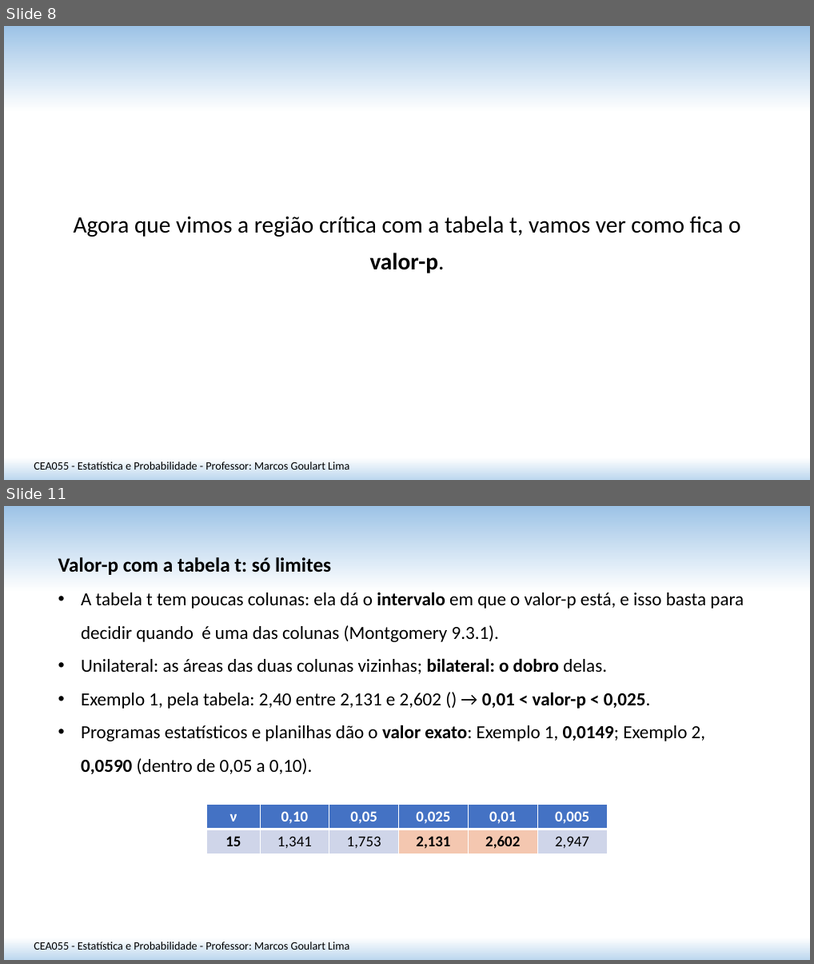
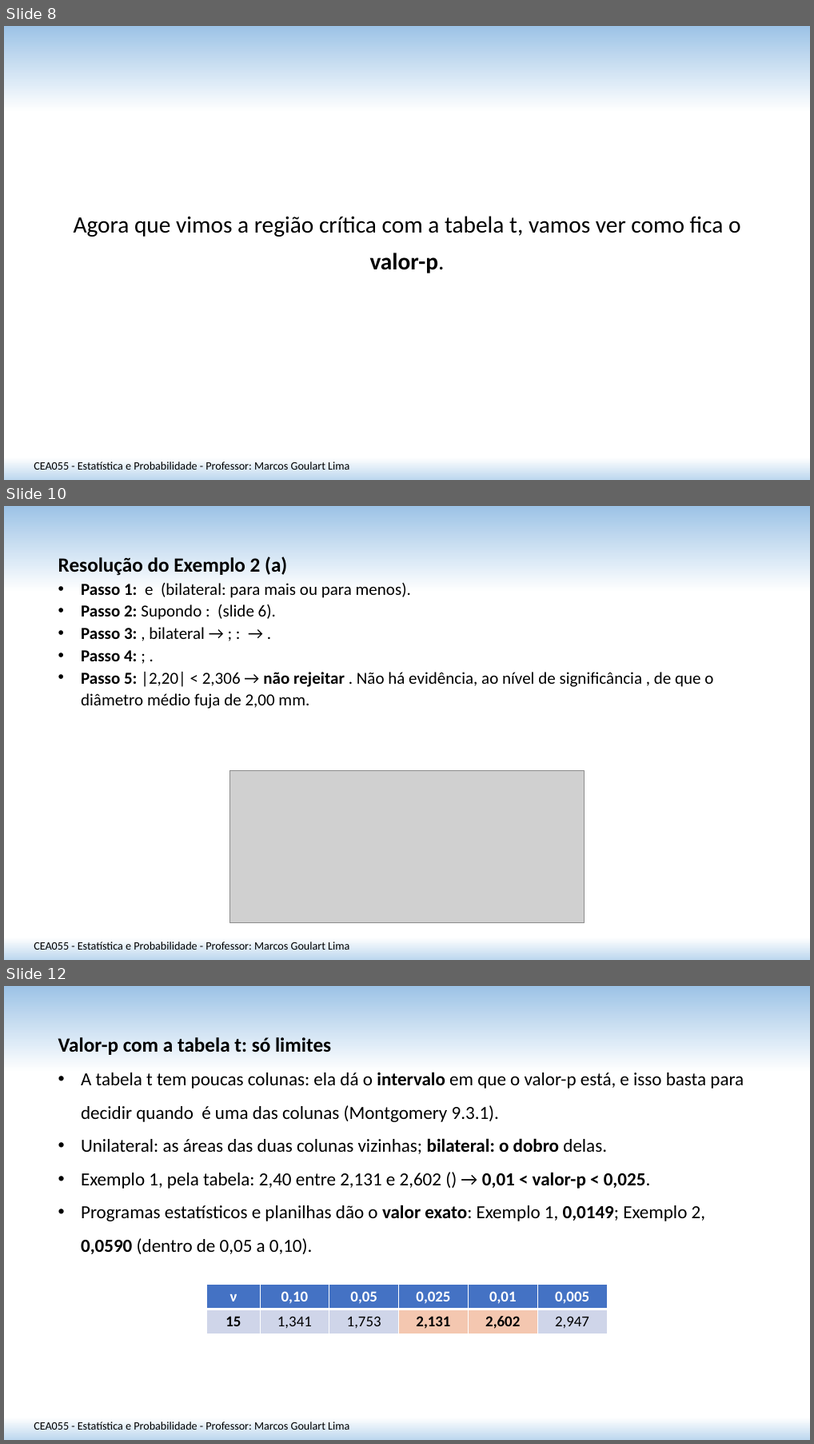
Before and after one commit to matmarcos/minhas-aulas, a slide deck: content/2026-2/cea055-estatistica-probabilidade/22-teste-hipotese-media-var-desconhecida/Aula_22_Teste_Hipotese_Media_Var_Desconhecida_SITE.pptx. Shown one above the other, each under a label of ours: slides 8 and 11 before the commit, slides 8, 10 and 12 after it; the slides between them are not shown. The pictures are 814x964 and 814x1444 pixels, drawn with LibreOffice and Linux fonts; fonts in the diff are those of the drawing; grey boxes stand for pictures. Boxes give left, top, right and bottom in pixels: in the first picture for what was removed or moved away, otherwise in the second. Text is boxed around its words. In the diff, an @@ line names an element or a change of style, - is before the commit and + after.

```diff
--- a/content/2026-2/cea055-estatistica-probabilidade/22-teste-hipotese-media-var-desconhecida/Aula_22_Teste_Hipotese_Media_Var_Desconhecida_SITE.pptx
+++ b/content/2026-2/cea055-estatistica-probabilidade/22-teste-hipotese-media-var-desconhecida/Aula_22_Teste_Hipotese_Media_Var_Desconhecida_SITE.pptx
@@ slide 10 added at <box>4,506,810,960</box>, background gradient #9DC3E6 to #FFFFFF to #BDD7EE @@
@@ text added at <box>58,556,714,708</box>, 20 pt, text #000000 @@
+Resolução do Exemplo 2 (a)
+• Passo 1: e (bilateral: para mais ou para menos).
+• Passo 2: Supondo : (slide 6).
+• Passo 3: , bilateral → ; : → .
+• Passo 4: ; .
+• Passo 5: |2,20| < 2,306 → não rejeitar . Não há evidência, ao nível de significância , de que o diâmetro médio fuja de 2,00 mm.
@@ picture added at <box>230,770,585,923</box> @@
@@ text added at <box>34,941,350,949</box>, 13.5 pt, text #000000 @@
+CEA055 - Estatística e Probabilidade - Professor: Marcos Goulart Lima
@@ what was slide 11 is now slide 12 @@
```
Also in this commit, not shown: 3 slides changed, 3 other files.
